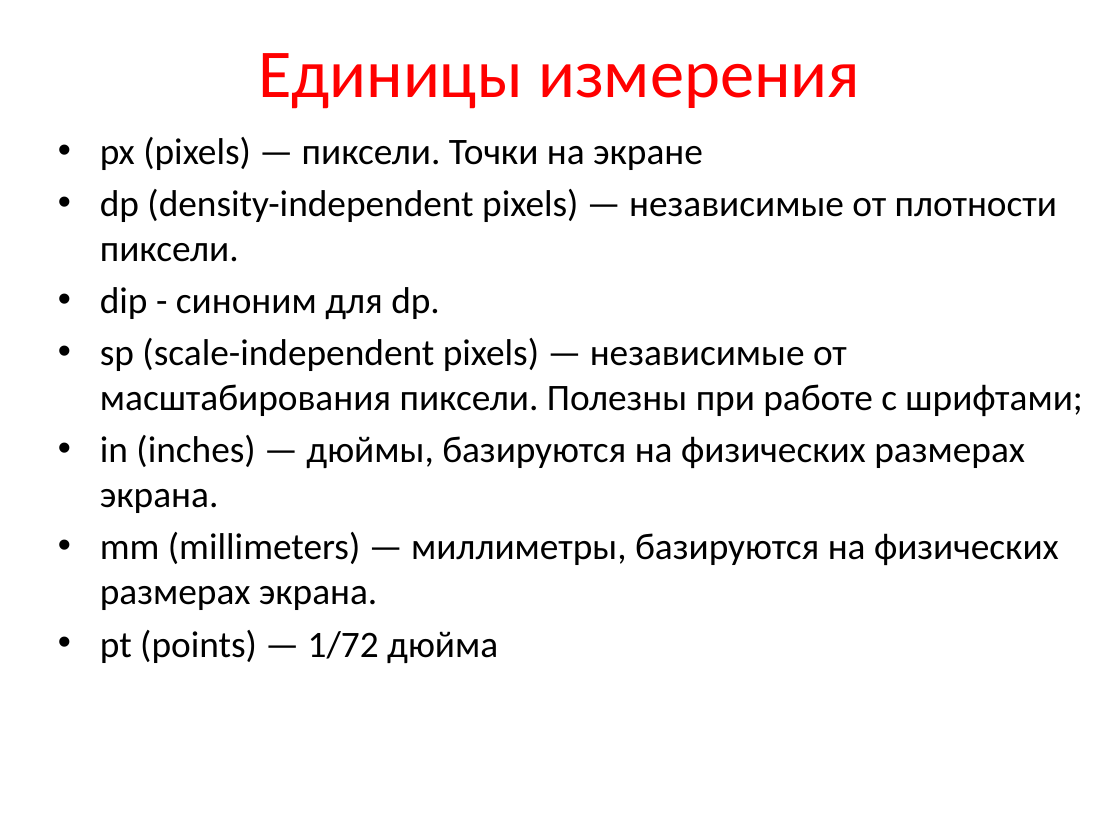
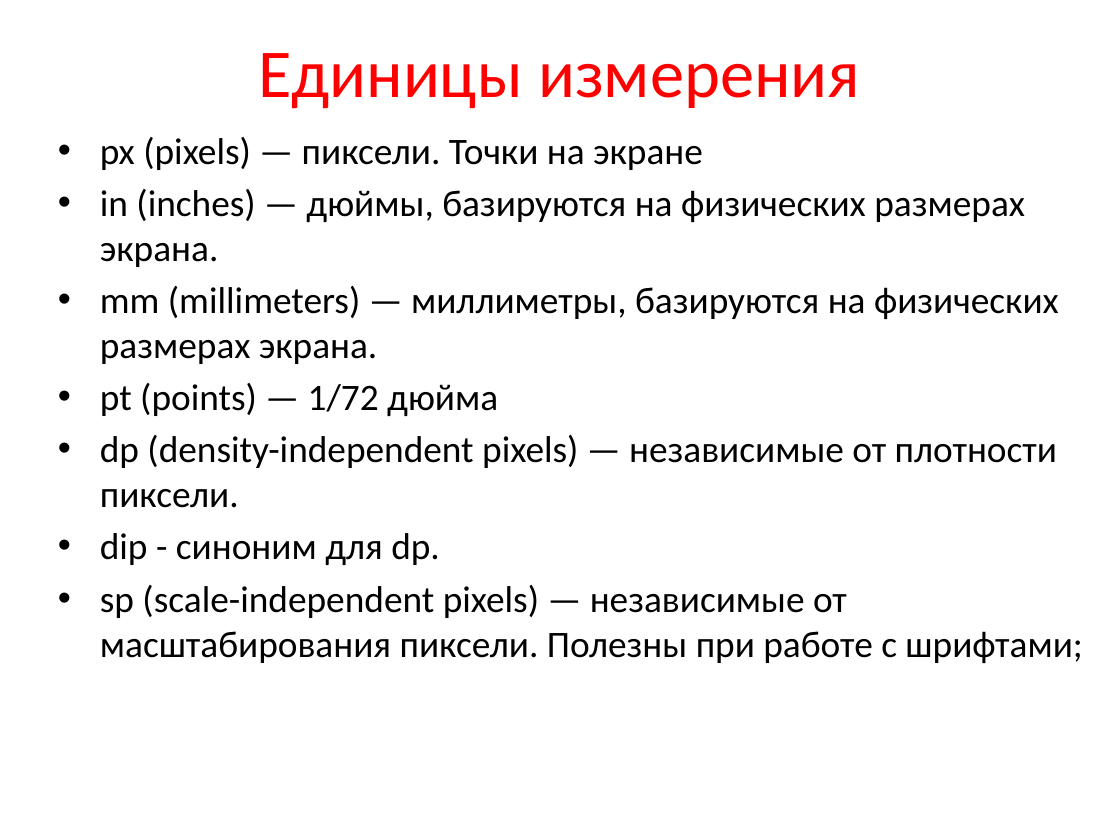
Before and after one commit to maxchv/Android, a slide deck: slide 7 of presentation/3_BasicUI.pptx. Drawn at 1120x840 pixels with LibreOffice and Linux fonts; fonts in the diff are those of the drawing. Boxes give left, top, right and bottom in pixels: in the first picture for what was removed or moved away, otherwise in the second. Text is boxed around its words. In the diff, an @@ line names an element or a change of style, - is before the commit and + after.

```diff
--- a/presentation/3_BasicUI.pptx
+++ b/presentation/3_BasicUI.pptx
@@ text at bbox=[100, 189, 1059, 416]: paragraphs added @@
+• in (inches) — дюймы, базируются на физических размерах экрана.
+• mm (millimeters) — миллиметры, базируются на физических размерах экрана.
+• pt (points) — 1/72 дюйма
@@ text at bbox=[100, 435, 1059, 663]: paragraphs removed @@
-• in (inches) — дюймы, базируются на физических размерах экрана.
-• mm (millimeters) — миллиметры, базируются на физических размерах экрана.
-• pt (points) — 1/72 дюйма
```
Also in this commit, not shown: 20 other slides changed, 8 slides added, 10 slides removed.
